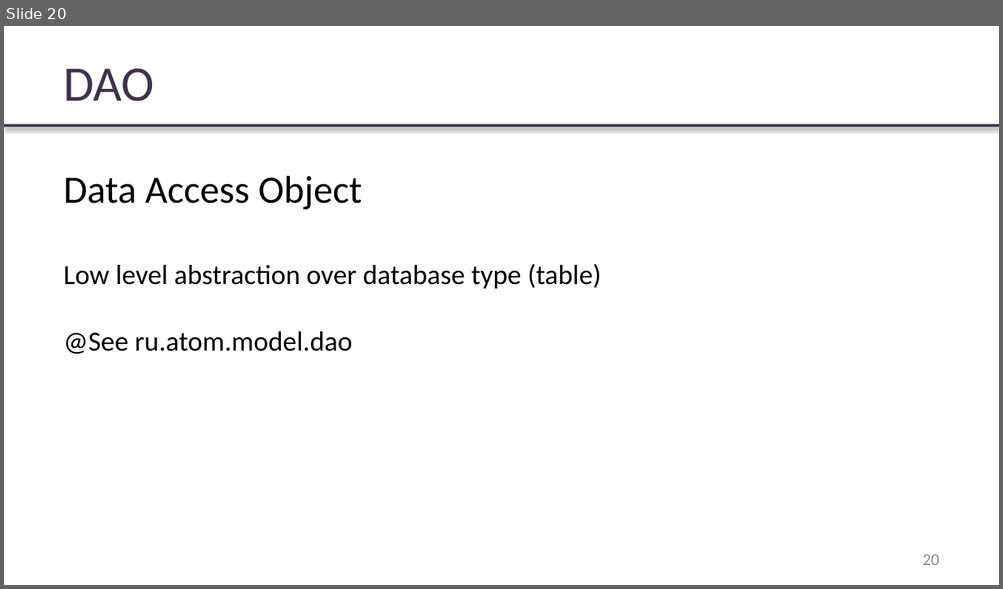
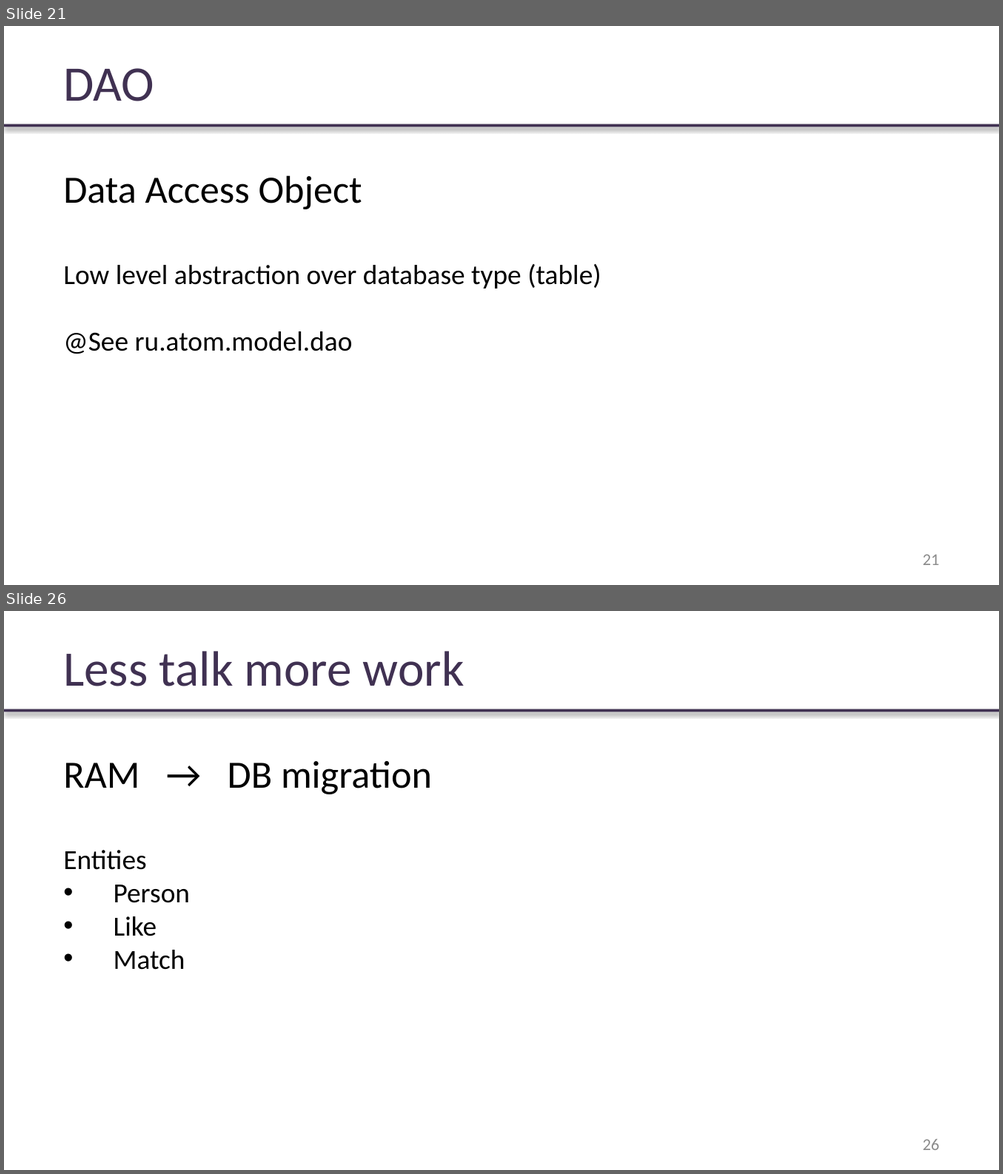
Before and after one commit to rybalkinsd/atom, a slide deck: lecture5/presentation/lecture05.pptx. Shown one above the other, each under a label of ours: slide 20 before the commit, slides 21 and 26 after it; the slides between them are not shown. The pictures are 1003x589 and 1003x1174 pixels, drawn with LibreOffice and Linux fonts; fonts in the diff are those of the drawing; background and template pictures are left out. Boxes give left, top, right and bottom in pixels: in the first picture for what was removed or moved away, otherwise in the second. Text is boxed around its words. In the diff, an @@ line names an element or a change of style, - is before the commit and + after.

```diff
--- a/lecture5/presentation/lecture05.pptx
+++ b/lecture5/presentation/lecture05.pptx
@@ slide 26 added at box(4, 611, 999, 1170), background #FFFFFF; not listed: 1 template element that a slide beside it also shows @@
@@ text added at box(63, 651, 464, 686), 36 pt, text #403152 @@
+Less talk more work
@@ text added at box(63, 761, 432, 970), 20 pt, text #000000 @@
+RAM → DB migration
+Entities
+• Person
+• Like
+• Match
@@ page number added at box(922, 1139, 939, 1150), 12 pt, text #8B8B8B @@
+26
@@ what was slide 20 is now slide 21 @@
@@ page number at box(922, 554, 939, 565): text changed @@
-20
+21
```
Also in this commit, not shown: 2 slides changed, 9 other slides added, 3 other files.
